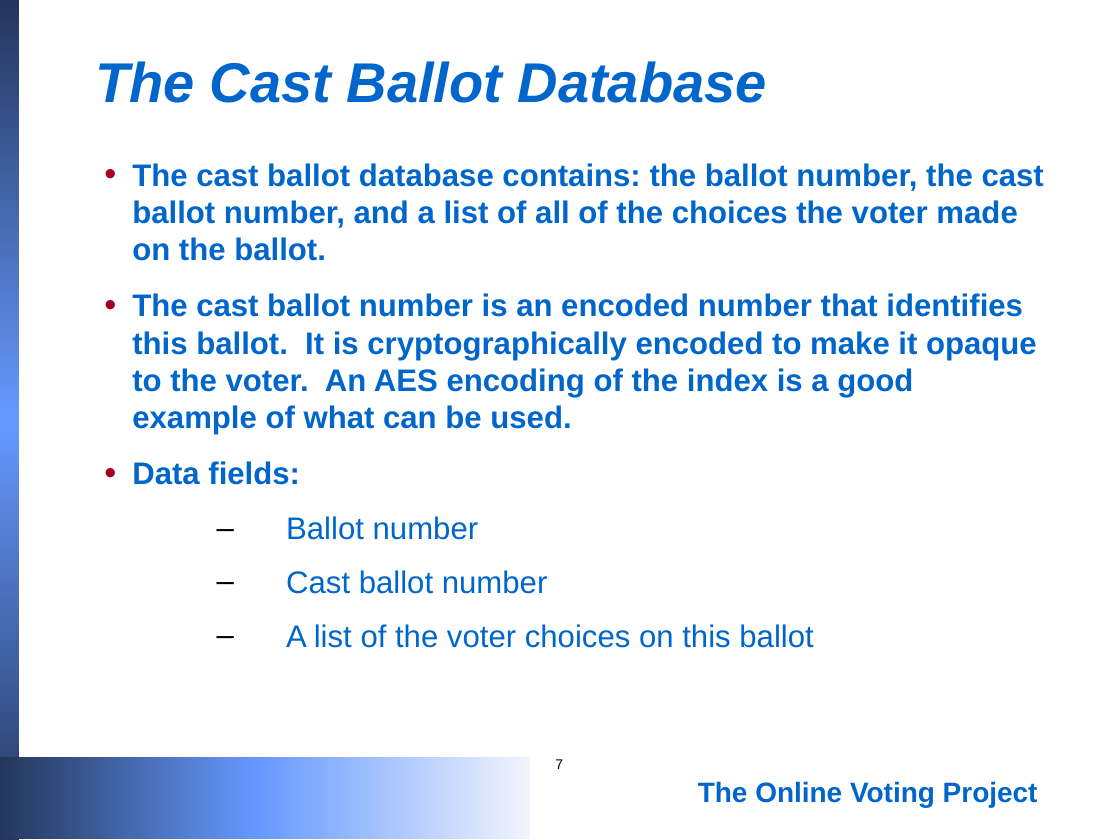
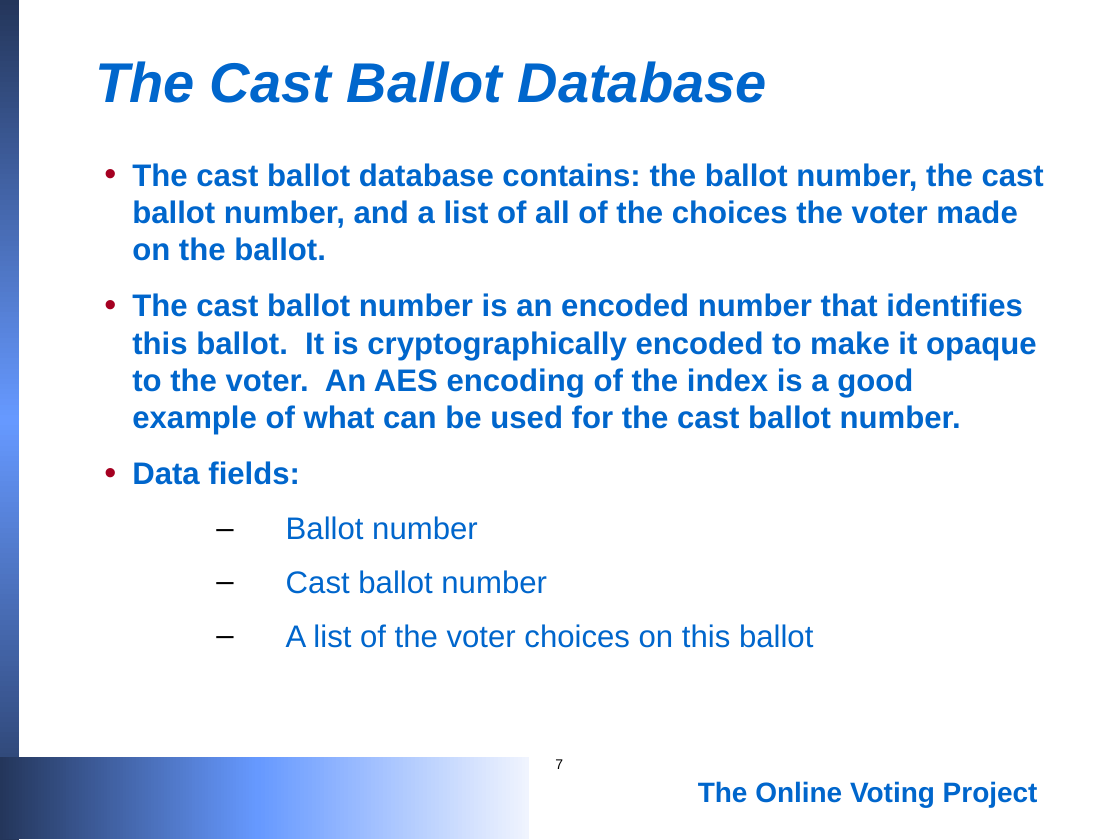
Before and after one commit to blewett/online-voting-prototype, a slide deck: slide 7 of voting.ppt. Drawn at 1120x840 pixels with LibreOffice and Linux fonts; fonts in the diff are those of the drawing. Boxes give left, top, right and bottom in pixels: in the first picture for what was removed or moved away, otherwise in the second. Text is boxed around its words. In the diff, an @@ line names an element or a change of style, - is before the commit and + after.

```diff
--- a/voting.ppt
+++ b/voting.ppt
@@ text at [132, 293, 1037, 435]: text changed @@
-• The cast ballot number is an encoded number that identifies this ballot. It is cryptographically encoded to make it opaque to the voter. An AES encoding of the index is a good example of what can be used.
+• The cast ballot number is an encoded number that identifies this ballot. It is cryptographically encoded to make it opaque to the voter. An AES encoding of the index is a good example of what can be used for the cast ballot number.
```
Also in this commit, not shown: 4 other slides changed, 1 other file.
